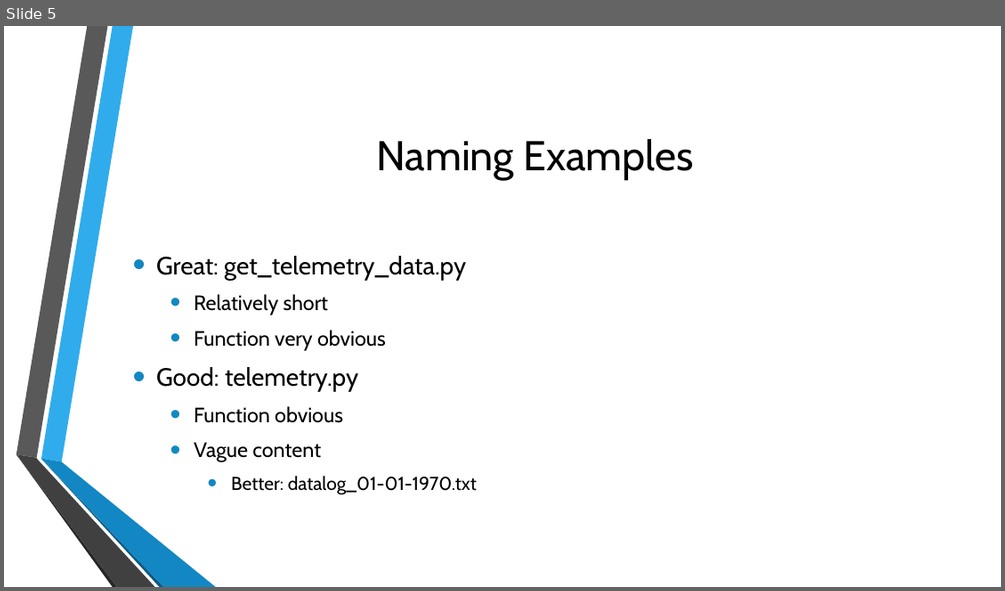
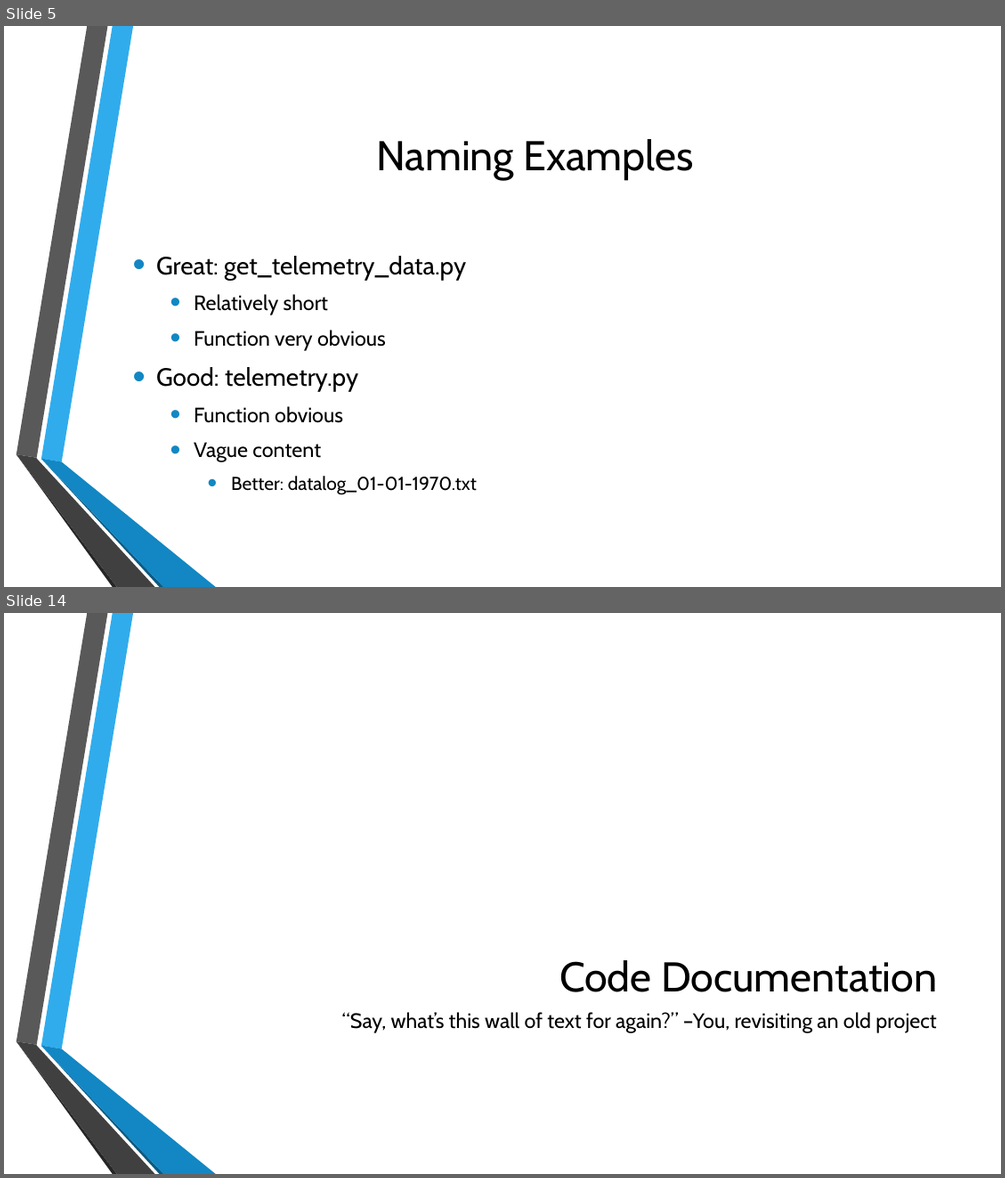
Before and after one commit to divalbanerjee/Programming, a slide deck: etc/organization.pptx. Shown one above the other, each under a label of ours: slide 5 before the commit, slides 5 and 14 after it; the slides between them are not shown. The pictures are 1005x591 and 1005x1178 pixels, drawn with LibreOffice and Linux fonts; fonts in the diff are those of the drawing; background and template pictures are left out. Boxes give left, top, right and bottom in pixels: in the first picture for what was removed or moved away, otherwise in the second. Text is boxed around its words. In the diff, an @@ line names an element or a change of style, - is before the commit and + after.

```diff
--- a/etc/organization.pptx
+++ b/etc/organization.pptx
@@ slide 14 added at [4, 613, 1001, 1174], background picture (left out); not listed: 6 template elements that a slide beside it also shows @@
@@ title added at [559, 960, 937, 992], 40 pt, text #000000 @@
+Code Documentation
@@ text added at [342, 1012, 936, 1033], 20 pt, text #000000 @@
+“Say, what’s this wall of text for again?” –You, revisiting an old project
```
Also in this commit, not shown: 4 slides changed, 18 other slides added, 1 slide removed.
